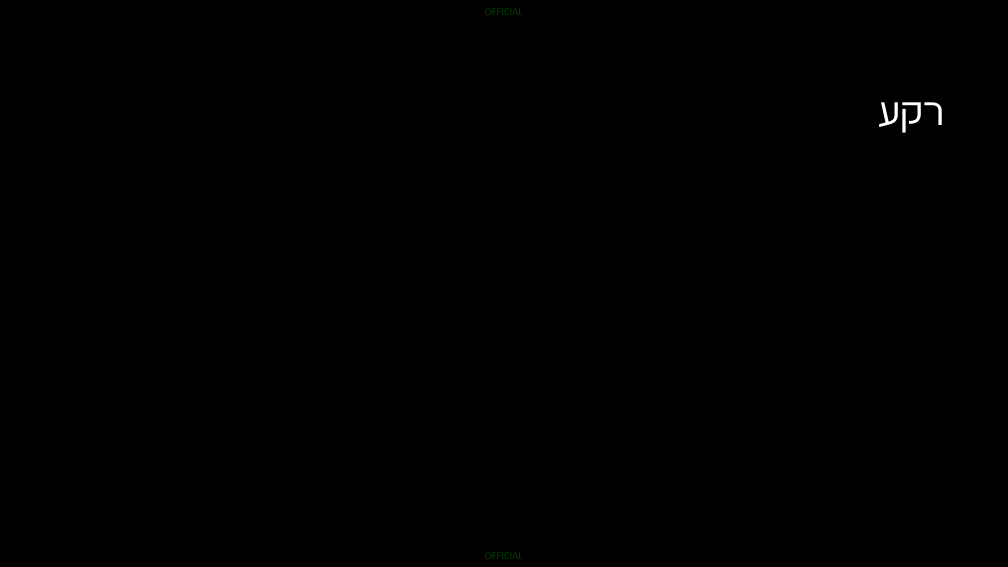
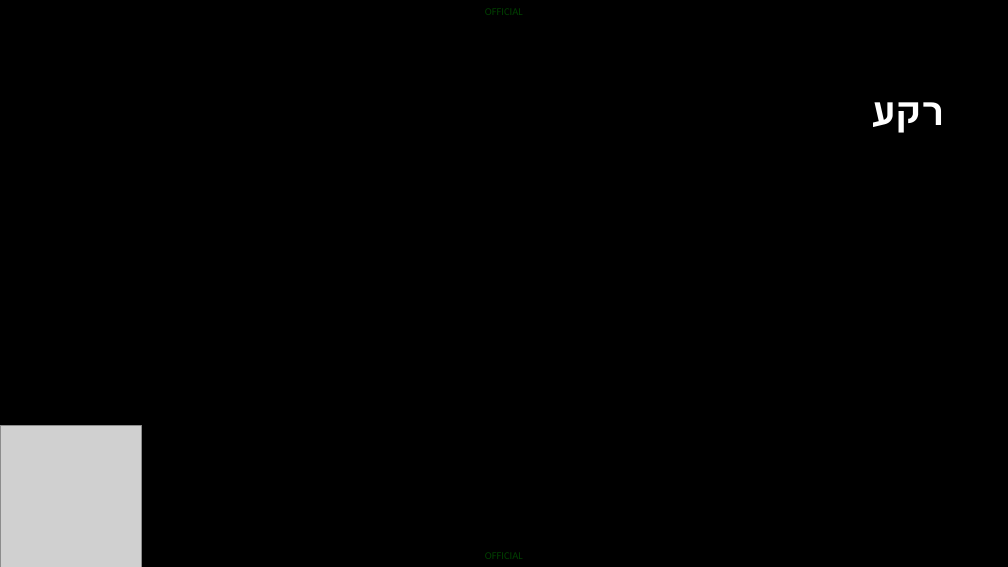
Before and after one commit to blackout6649/Federated-Kalman-Filter, a slide deck: slide 2 of Federated Kalman filter.pptx. Drawn at 1008x567 pixels with LibreOffice and Linux fonts; fonts in the diff are those of the drawing; grey boxes stand for pictures; background and template pictures are left out. Boxes give left, top, right and bottom in pixels: in the first picture for what was removed or moved away, otherwise in the second. Text is boxed around its words. In the diff, an @@ line names an element or a change of style, - is before the commit and + after.

```diff
--- a/Federated Kalman filter.pptx
+++ b/Federated Kalman filter.pptx
@@ title "רקע" at (x1=871, y1=102, x2=944, y2=133): bold on @@
@@ picture added at (x1=0, y1=426, x2=141, y2=567) @@
```
Also in this commit, not shown: 14 other slides changed, 3 slides added, 1 slide removed, 16 other files.
